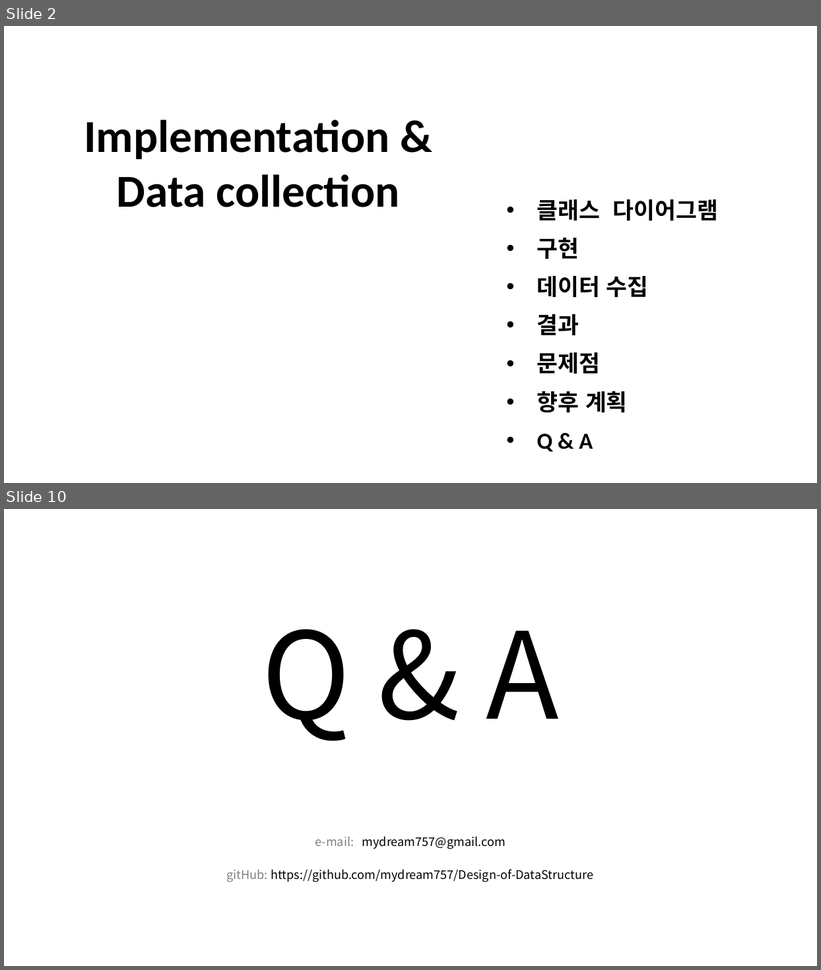
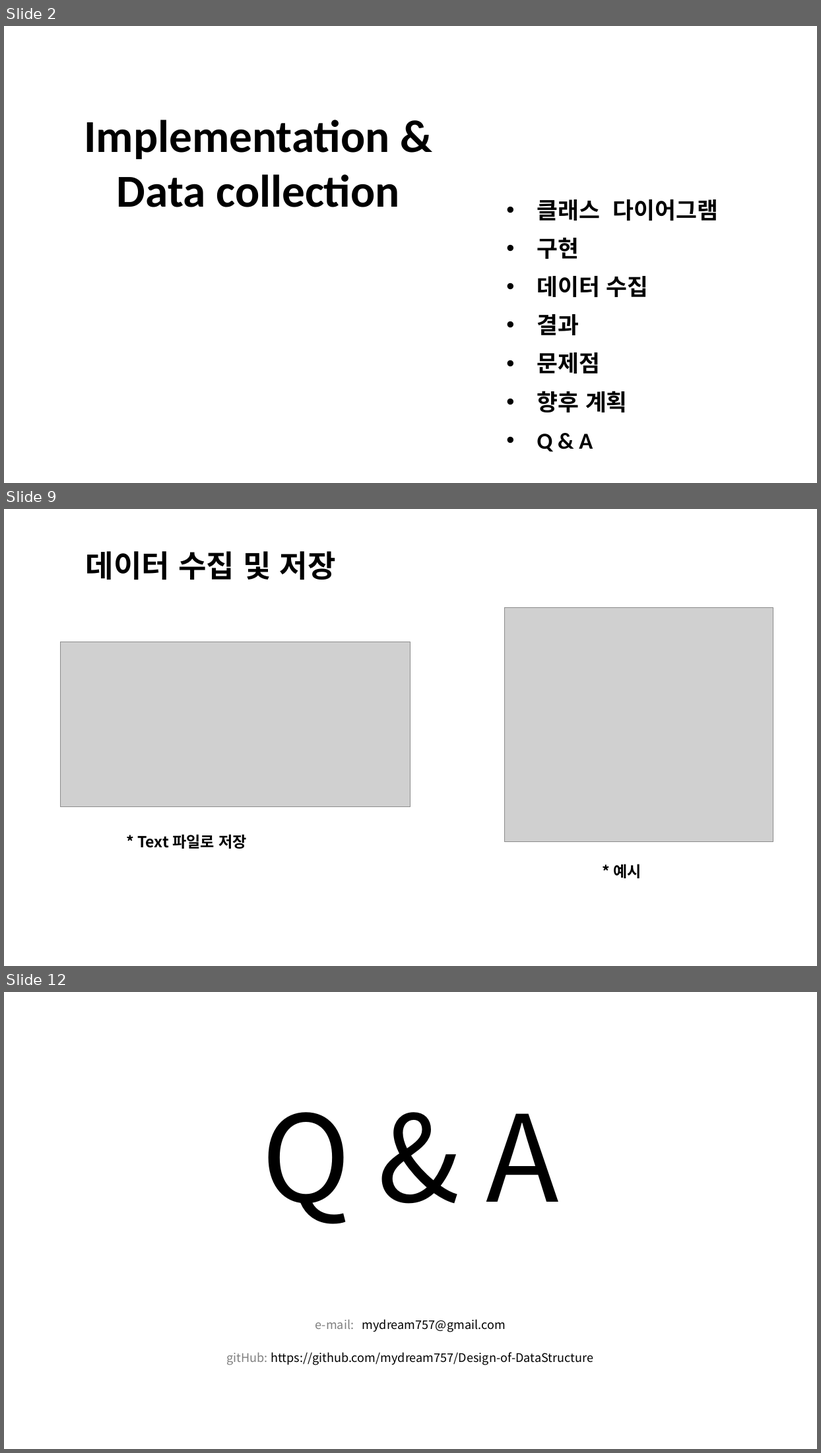
Before and after one commit to mydream757/Design-of-DataStructure, a slide deck: 3. Implementation.pptx. Shown one above the other, each under a label of ours: slides 2 and 10 before the commit, slides 2, 9 and 12 after it; the slides between them are not shown. The pictures are 821x970 and 821x1453 pixels, drawn with LibreOffice and Linux fonts; fonts in the diff are those of the drawing; grey boxes stand for pictures; background and template pictures are left out. Boxes give left, top, right and bottom in pixels: in the first picture for what was removed or moved away, otherwise in the second. Text is boxed around its words. In the diff, an @@ line names an element or a change of style, - is before the commit and + after.

```diff
--- a/3. Implementation.pptx
+++ b/3. Implementation.pptx
@@ slide 9 added at (4,509,817,966), background picture (left out) @@
@@ text added at (86,551,336,580), 36 pt, text #000000, bold @@
+데이터 수집 및 저장
@@ picture added at (505,608,773,842) @@
@@ picture added at (60,642,411,807) @@
@@ text added at (137,834,247,849), 18 pt, text #000000, bold @@
+* Text 파일로 저장
@@ text added at (613,864,642,879), 18 pt, text #000000, bold @@
+* 예시
@@ what was slide 10 is now slide 12 @@
```
Also in this commit, not shown: 4 slides changed, 4 other slides added, 3 slides removed.
